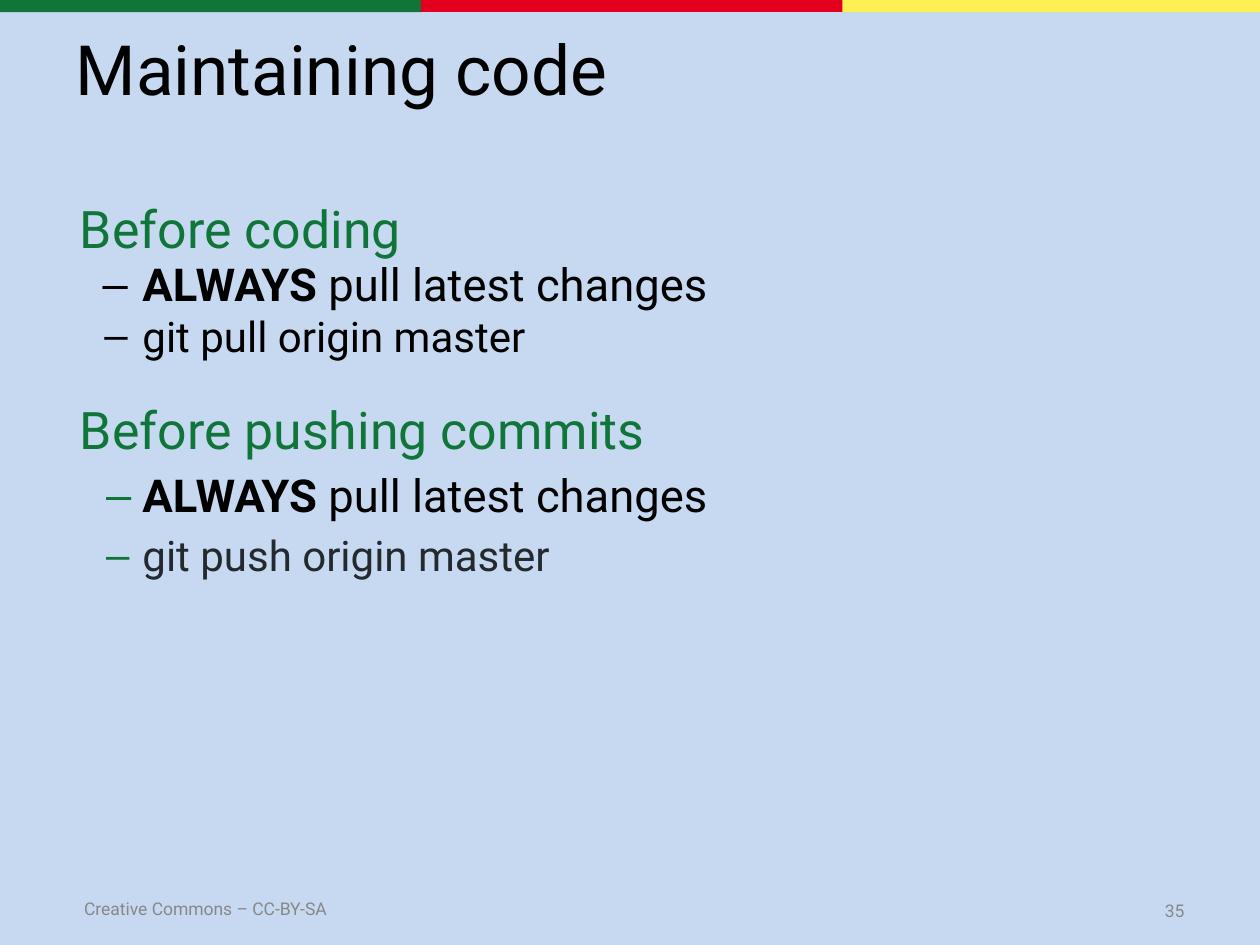
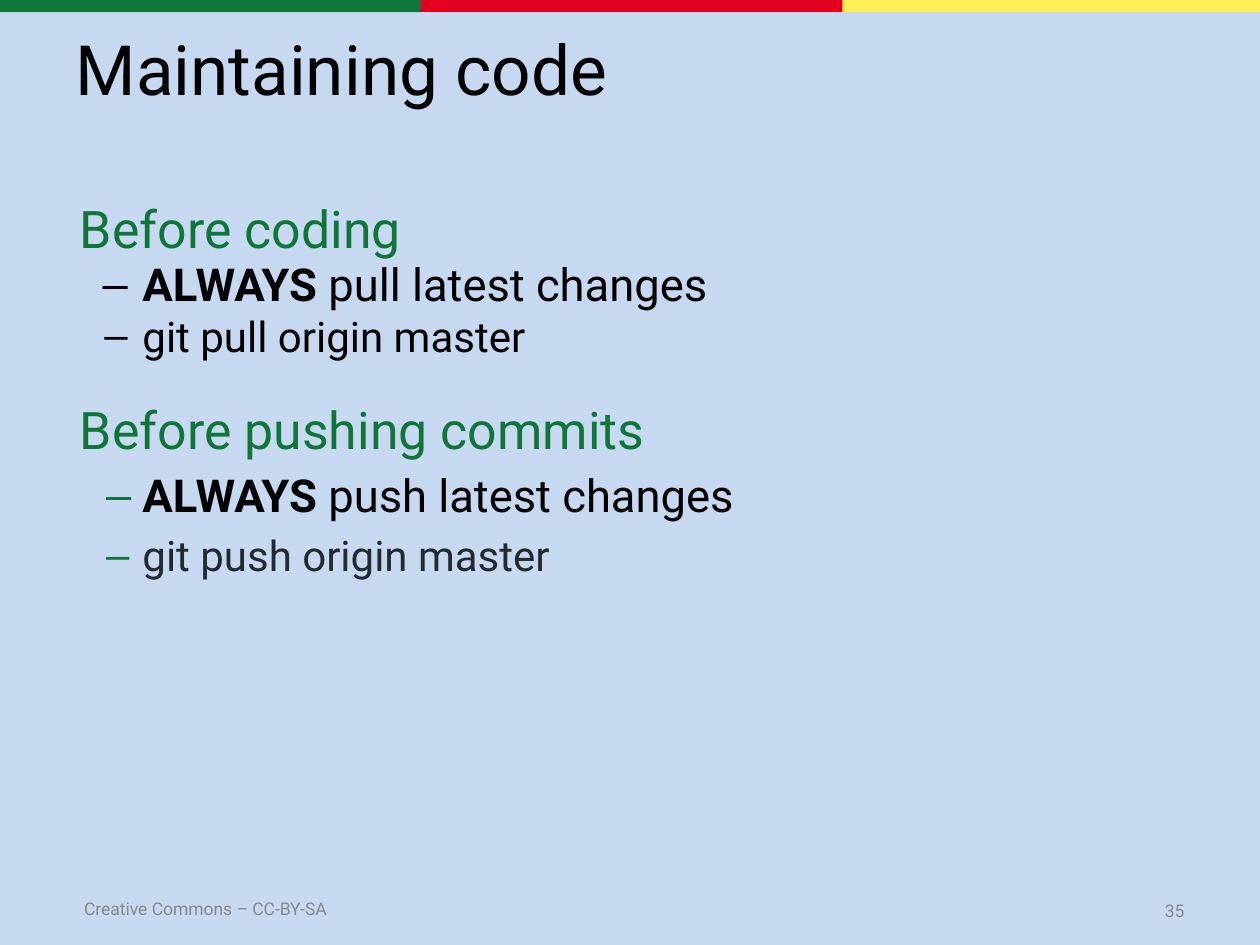
Before and after one commit to scharffc/BambeyMobile2019, a slide deck: slide 35 of git-and-github-2019.pptx. Drawn at 1260x945 pixels with LibreOffice and Linux fonts; fonts in the diff are those of the drawing. Boxes give left, top, right and bottom in pixels: in the first picture for what was removed or moved away, otherwise in the second. Text is boxed around its words. In the diff, an @@ line names an element or a change of style, - is before the commit and + after.

Commit message:
push instead of pull

```diff
--- a/git-and-github-2019.pptx
+++ b/git-and-github-2019.pptx
@@ text at [142,478,733,522]: text changed @@
-  – ALWAYS pull latest changes
+  – ALWAYS push latest changes
```
